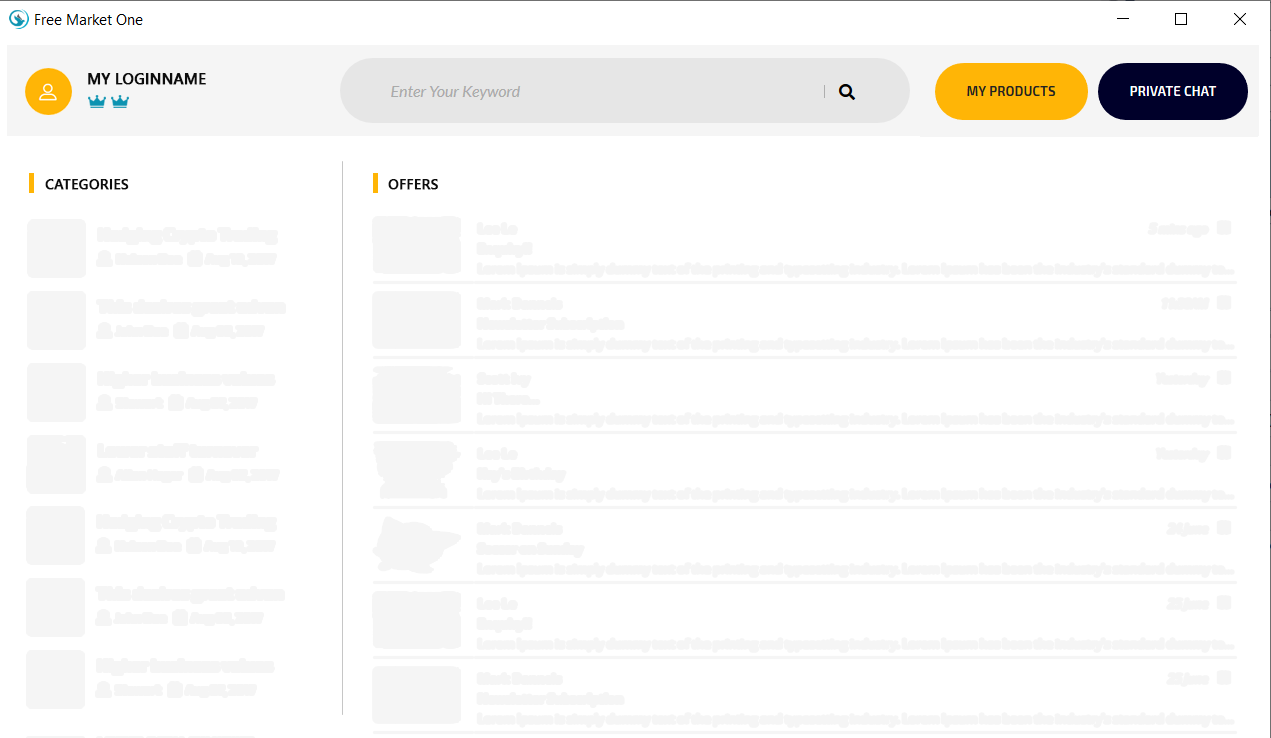
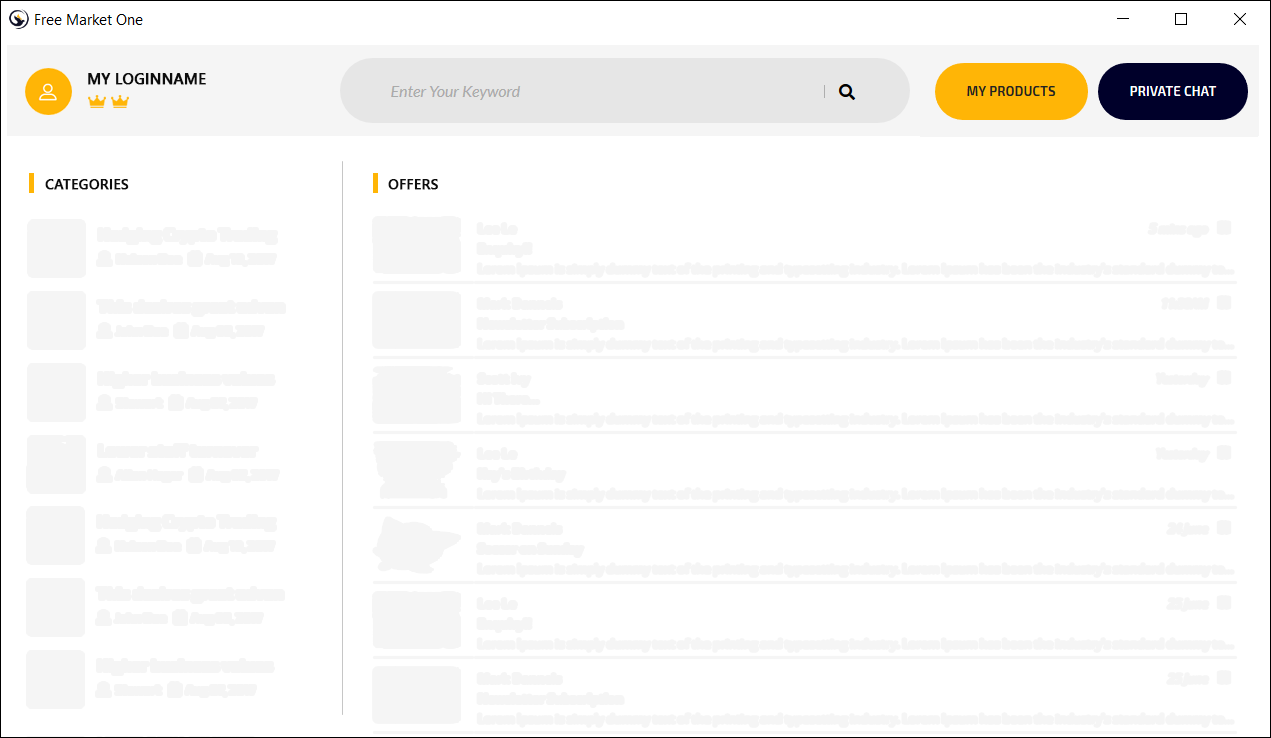
Before/after of a 1271x738 layered artwork. What changed in the layer stack:
added layer "Layer 12" above "Layer 5" over 0, 0, 1271, 738
added layer "Layer 11" above "MY LOGINNAME" over 0, 0, 166, 39
